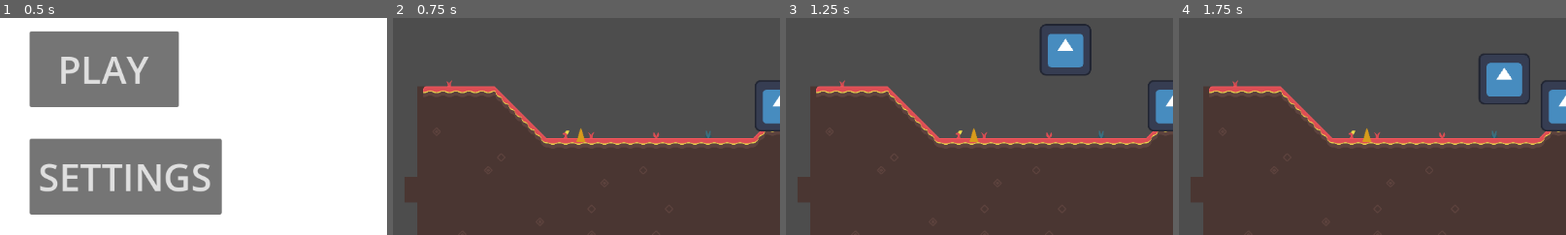
Above: before the commit, frames 1-4 (left to right).
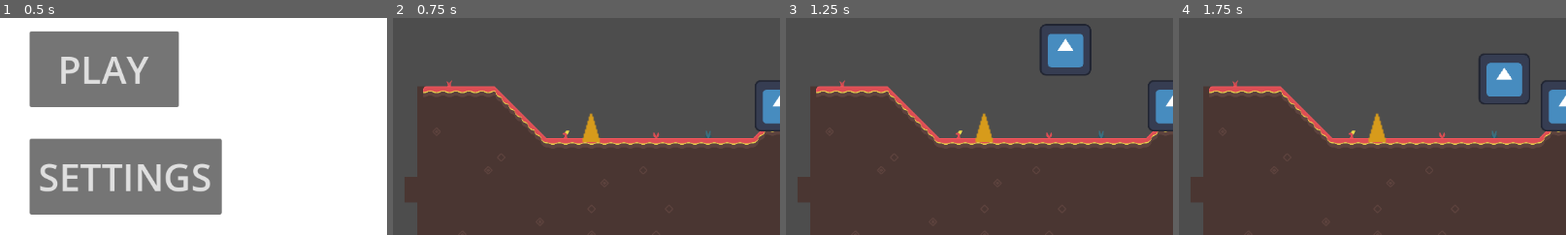
Above: after the commit, the same moments.

Repository: unsaltedkale/Quilt
Game: Godot game, scene res://main.tscn
Same seed, same stepped clock (60 frames per second), same inputs: the game is played once before the commit and once after it. The engine's default icon, where the game draws it, is replaced by a stand-in: a white triangle on a blue panel in a dark square.
Inputs (mouse positions are % of the whole screen's width and height, from its top left):
- Up to frame 1 (0.5 s): no input
- Up to frame 2 (0.75 s): click "PLAY" at 0.5 s
- Up to frame 3 (1.25 s): no input
- Up to frame 4 (1.75 s): move the mouse to (72, 45) at 1.27 s; hold D (move_right) from 1.28 s (still down); click (72, 45) at 1.42 s; tap Space (jump) at 1.52 s
The pictures show only the part of the screen within x 0-50%, y 48-98%; the shares and areas given below are measured in that part.

Frame 1 is identical in both runs. In frame 2, 0.4% of the frame differs, in the area x 47-54%, y 43-58%; in frame 3, 0.4%; in frame 4, 0.4%.

Commit message:
More Spike Stuff

Diff:
--- a/Elena/Scenes/spike.tscn
+++ b/Elena/Scenes/spike.tscn
@@ -4,18 +4,17 @@
 [ext_resource type="Texture2D" uid="uid://2gm25jihfmi7" path="res://Elena/Art/Spike.png" id="2_kh7vf"]
 
 [sub_resource type="RectangleShape2D" id="RectangleShape2D_pe76i"]
-size = Vector2(62.25, 69.75)
+size = Vector2(164.125, 167.875)
 
 [node name="Area2D" type="Area2D"]
 position = Vector2(343, 246)
 script = ExtResource("1_um1tb")
-metadata/_edit_group_ = true
 
 [node name="CollisionShape2D" type="CollisionShape2D" parent="."]
-position = Vector2(-1, 2)
+position = Vector2(49.9375, -47.0625)
 shape = SubResource("RectangleShape2D_pe76i")
 
 [node name="Sprite2D" type="Sprite2D" parent="."]
-position = Vector2(0, -18)
-scale = Vector2(2.96875, 3.375)
+position = Vector2(50.749992, -76.5)
+scale = Vector2(6.1406245, 7.0312505)
 texture = ExtResource("2_kh7vf")
--- a/Elena/Scripts/Player_Health.gd
+++ b/Elena/Scripts/Player_Health.gd
@@ -8,7 +8,7 @@
 
 func reduce_health(amount: int) -> void:
 	health -= amount
-	print("Health", health)
+	print("Health: ", health)
 	if health <= 0:
 		die()
 
